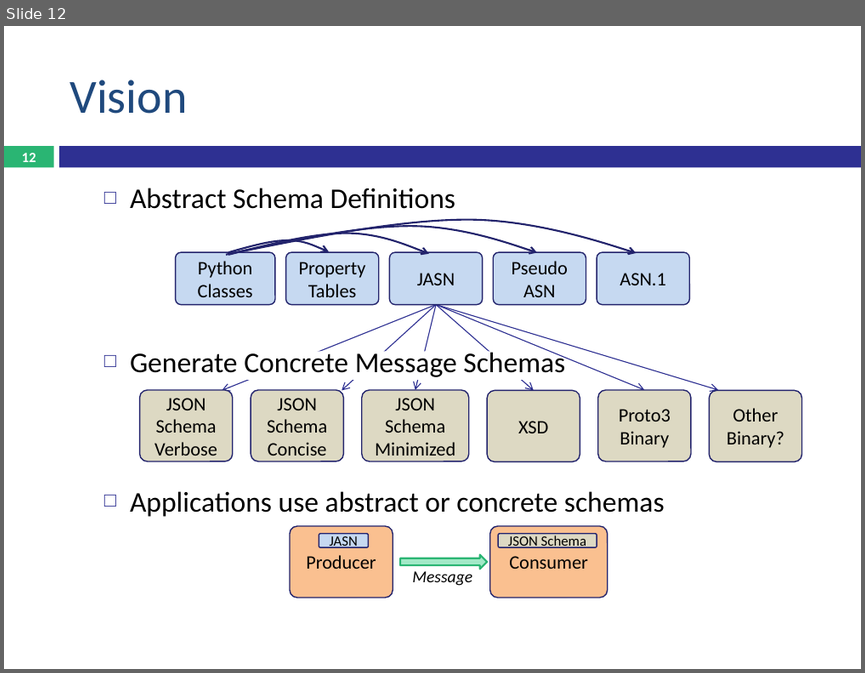
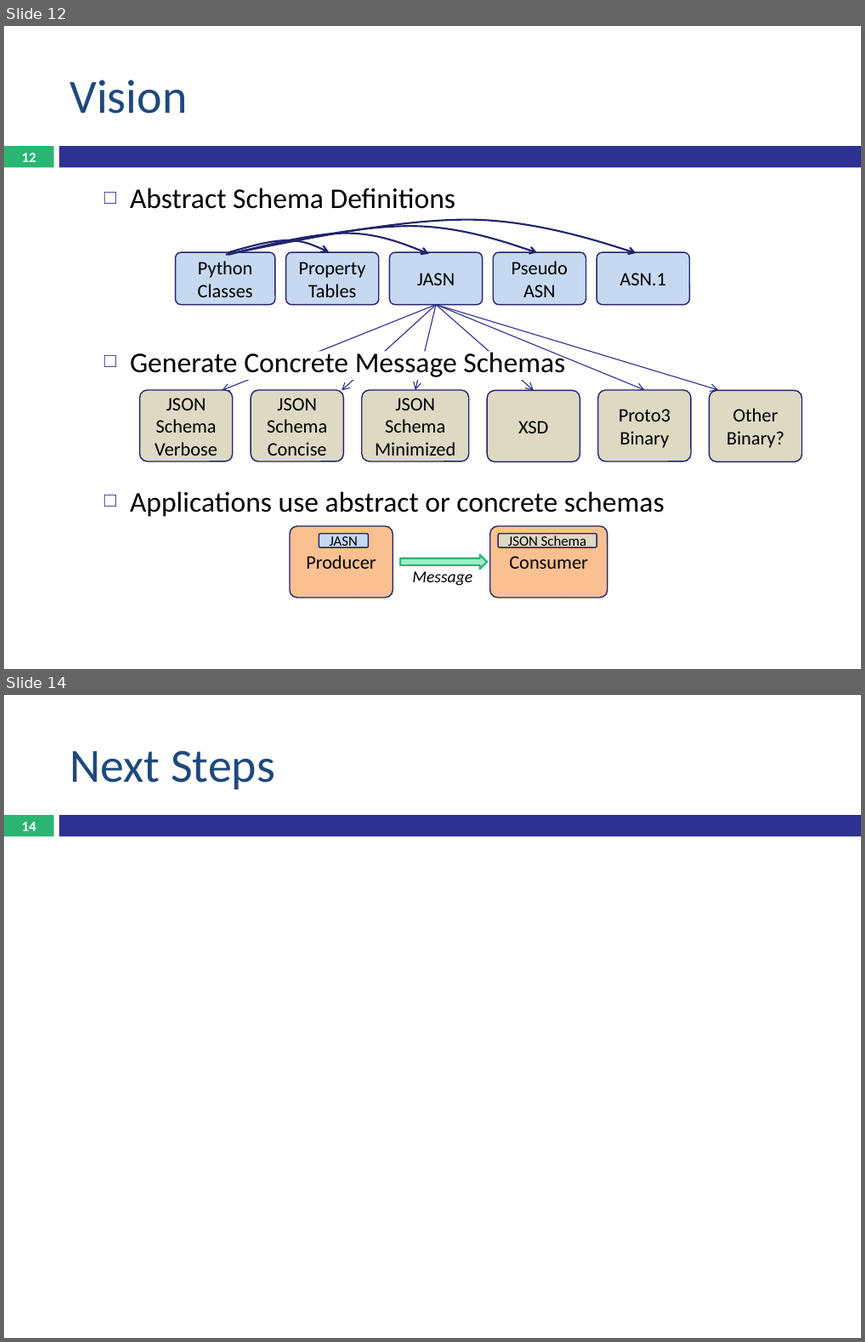
Before and after one commit to OpenC2-org/openc2-davaya, a slide deck: devel/OpenC2 Schema.pptx. Shown one above the other, each under a label of ours: slide 12 before the commit, slides 12 and 14 after it; the slides between them are not shown. The pictures are 865x673 and 865x1342 pixels, drawn with LibreOffice and Linux fonts; fonts in the diff are those of the drawing. Boxes give left, top, right and bottom in pixels: in the first picture for what was removed or moved away, otherwise in the second. Text is boxed around its words. In the diff, an @@ line names an element or a change of style, - is before the commit and + after.

```diff
--- a/devel/OpenC2 Schema.pptx
+++ b/devel/OpenC2 Schema.pptx
@@ slide 14 added at (4, 695, 861, 1338), background #FFFFFF; not listed: 2 template elements that a slide beside it also shows @@
@@ title added at (69, 750, 275, 789), 40 pt, text #1F497D @@
+Next Steps
@@ page number added at (22, 822, 36, 831), 11.9 pt, text #FFFFFF, bold @@
+14
```
Also in this commit, not shown: 2 slides changed, 1 other slide added, 8 other files.
